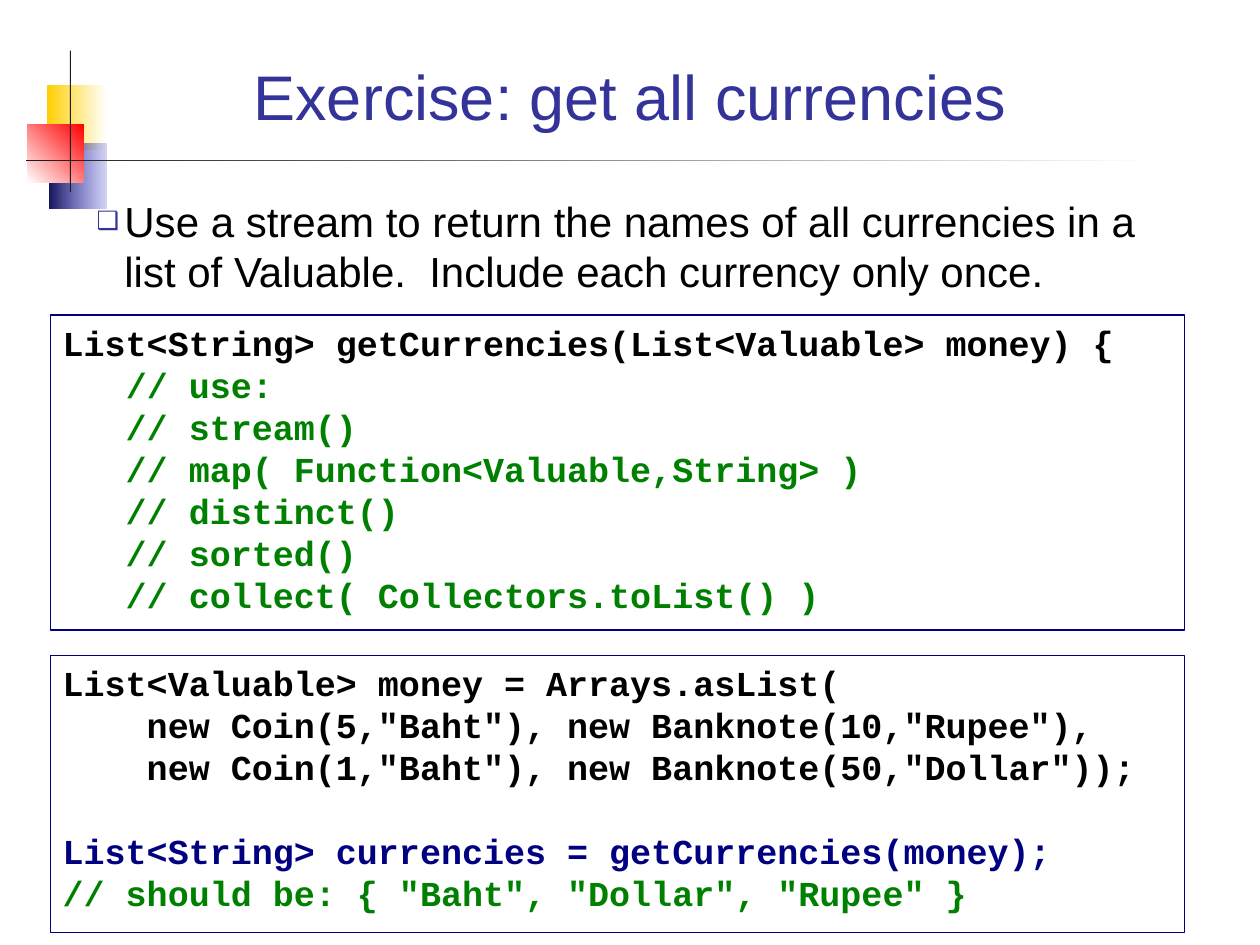
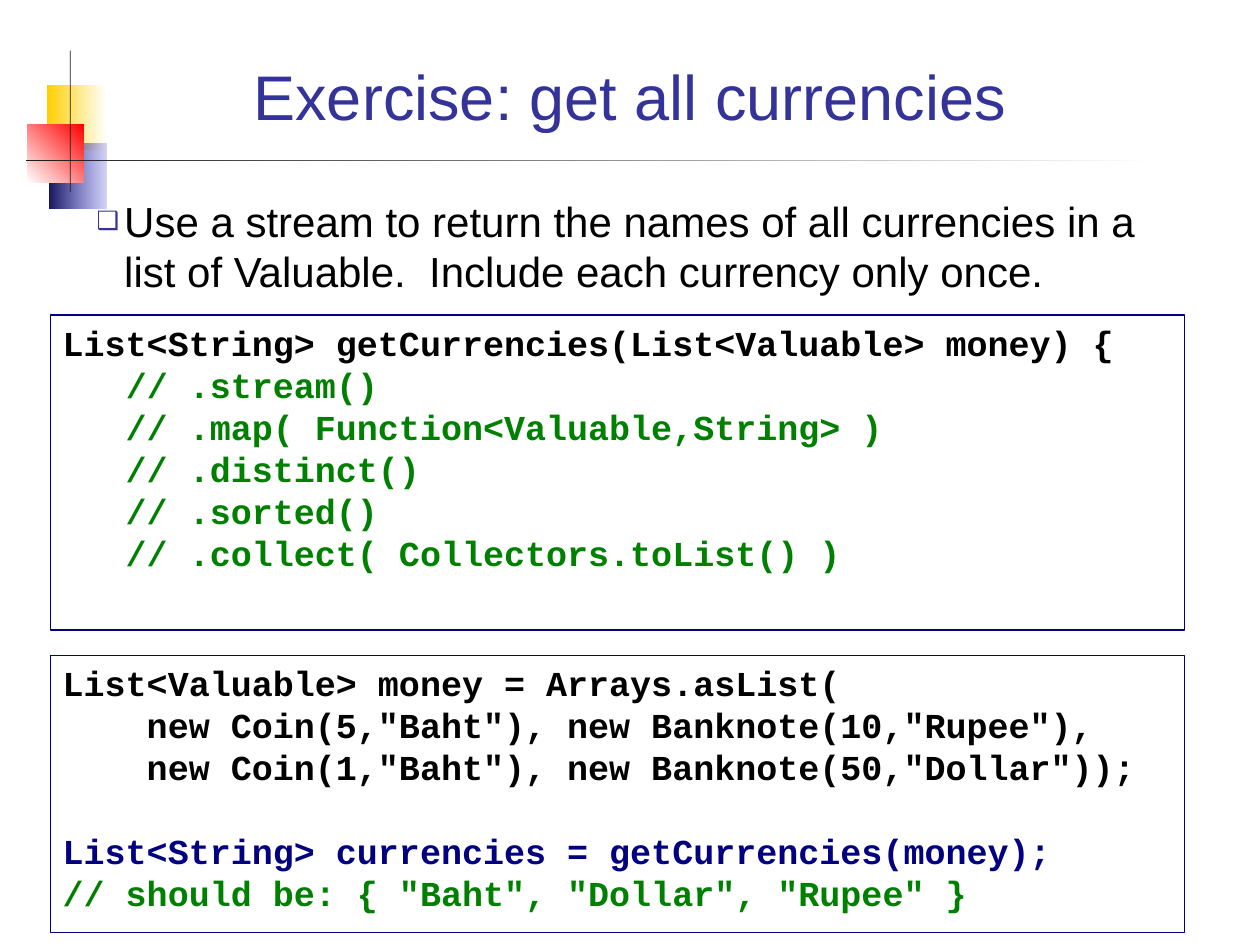
Before and after one commit to skeoop/skeoop.github.io, a slide deck: slide 27 of java8/Streams.ppt (slide 16 before the commit). Drawn at 1260x945 pixels with LibreOffice and Linux fonts; fonts in the diff are those of the drawing. Boxes give left, top, right and bottom in pixels: in the first picture for what was removed or moved away, otherwise in the second. Text is boxed around its words. In the diff, an @@ line names an element or a change of style, - is before the commit and + after.

```diff
--- a/java8/Streams.ppt
+++ b/java8/Streams.ppt
@@ text in rectangle at [189,373,841,574]: text changed @@
-// use:
-// stream()
-// map( Function<Valuable,String> )
-// distinct()
-// sorted()
-// collect( Collectors.toList() )
+// .stream()
+// .map( Function<Valuable,String> )
+// .distinct()
+// .sorted()
+// .collect( Collectors.toList() )
```
Also in this commit, not shown: 9 other slides changed, 12 slides added, 1 slide removed, 2 other files.
